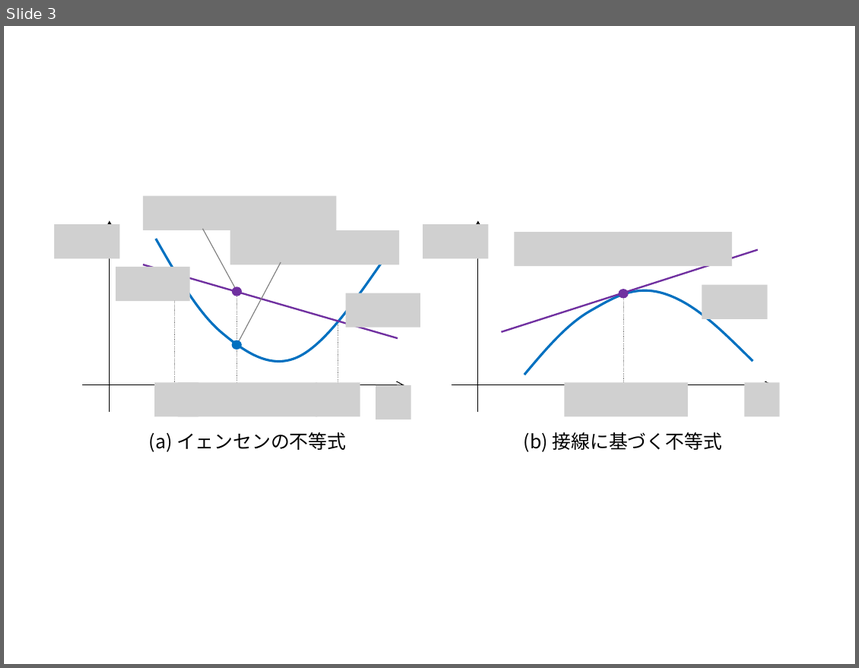
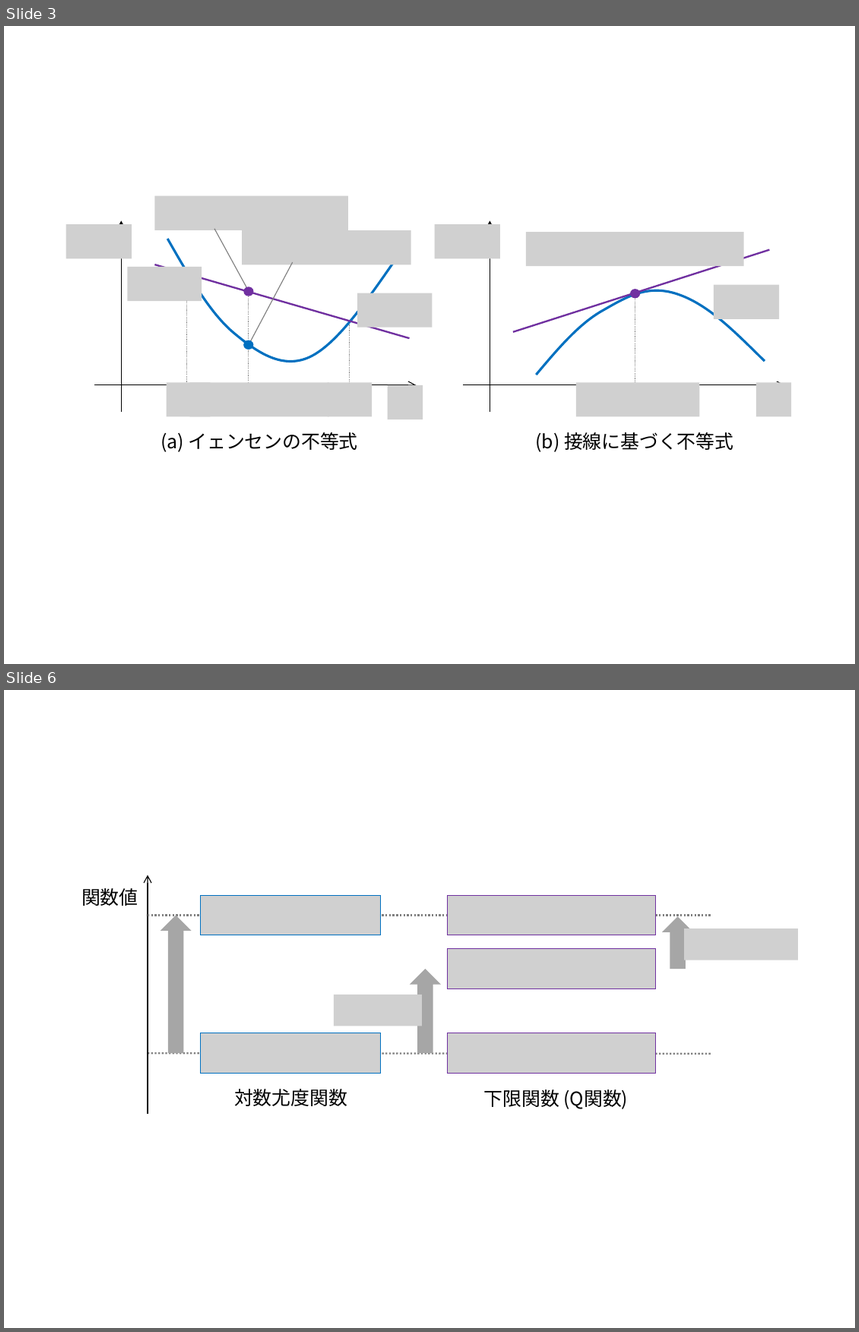
Before and after one commit to kazuyoshii/MLP, a slide deck: sections/optimization/figure-optimization.pptx. Shown one above the other, each under a label of ours: slide 3 before the commit, slides 3 and 6 after it; the slides between them are not shown. The pictures are 859x668 and 859x1332 pixels, drawn with LibreOffice and Linux fonts; fonts in the diff are those of the drawing; grey boxes stand for pictures. Boxes give left, top, right and bottom in pixels: in the first picture for what was removed or moved away, otherwise in the second. Text is boxed around its words. In the diff, an @@ line names an element or a change of style, - is before the commit and + after.

```diff
--- a/sections/optimization/figure-optimization.pptx
+++ b/sections/optimization/figure-optimization.pptx
@@ slide 6 added at bbox=[4, 690, 855, 1328], background #FFFFFF @@
@@ text added at bbox=[82, 888, 138, 906], 16 pt, text #000000 @@
+関数値
@@ arrow added from (148, 1115) to (148, 875), #000000 0.75 pt @@
@@ line added from (148, 916) to (711, 916), #808080 1.5 pt dashed @@
@@ down arrow added at bbox=[161, 916, 192, 1053], fill #A6A6A6 @@
@@ picture added at bbox=[201, 895, 381, 935] @@
@@ picture added at bbox=[448, 895, 655, 935] @@
@@ down arrow added at bbox=[662, 916, 693, 968], fill #A6A6A6 @@
@@ picture added at bbox=[684, 929, 798, 961] @@
@@ picture added at bbox=[448, 948, 655, 989] @@
@@ down arrow added at bbox=[410, 969, 442, 1053], fill #A6A6A6 @@
@@ picture added at bbox=[333, 995, 422, 1026] @@
@@ line added from (148, 1053) to (711, 1054), #808080 1.5 pt dashed @@
@@ picture added at bbox=[201, 1033, 381, 1073] @@
@@ picture added at bbox=[448, 1033, 655, 1073] @@
@@ text added at bbox=[234, 1089, 348, 1106], 16 pt, text #000000 @@
+対数尤度関数
@@ text added at bbox=[484, 1090, 629, 1110], 16 pt, text #000000 @@
+下限関数 (Q関数)
@@ slide 3 changed as well @@
@@ 14 pictures, 8 lines, 4 arrows, 3 ellipses, 2 texts, 2 freeform shapes: place and size @@
-14 pictures, 8 lines, 4 arrows, 3 ellipses, 2 texts, 2 freeform shapes at bbox=[54, 196, 779, 452]
+14 pictures, 8 lines, 4 arrows, 3 ellipses, 2 texts, 2 freeform shapes at bbox=[66, 196, 791, 452]
```
Also in this commit, not shown: 2 other slides changed, 6 other slides added, 2 slides removed, 23 other files.
